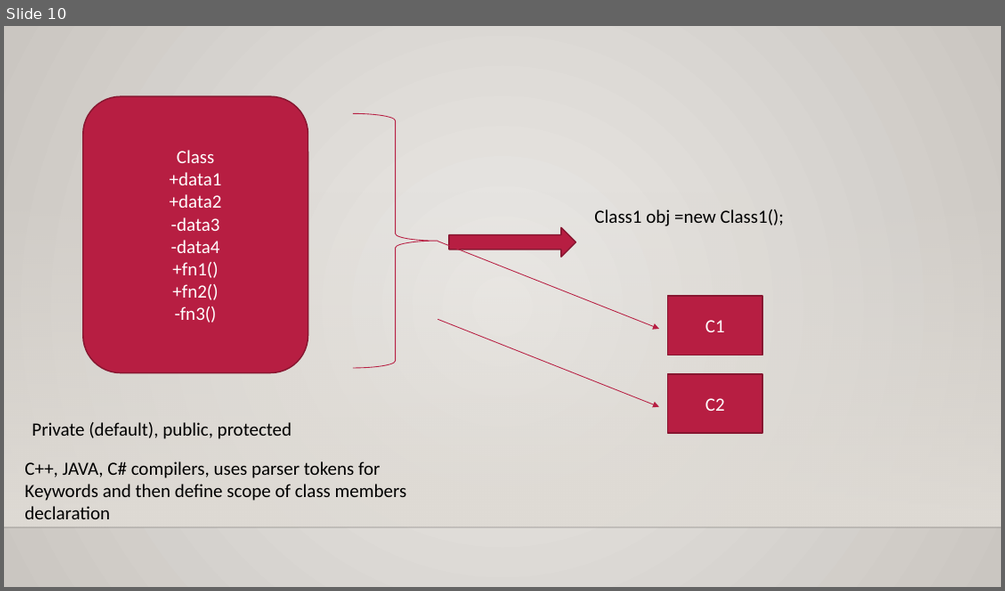
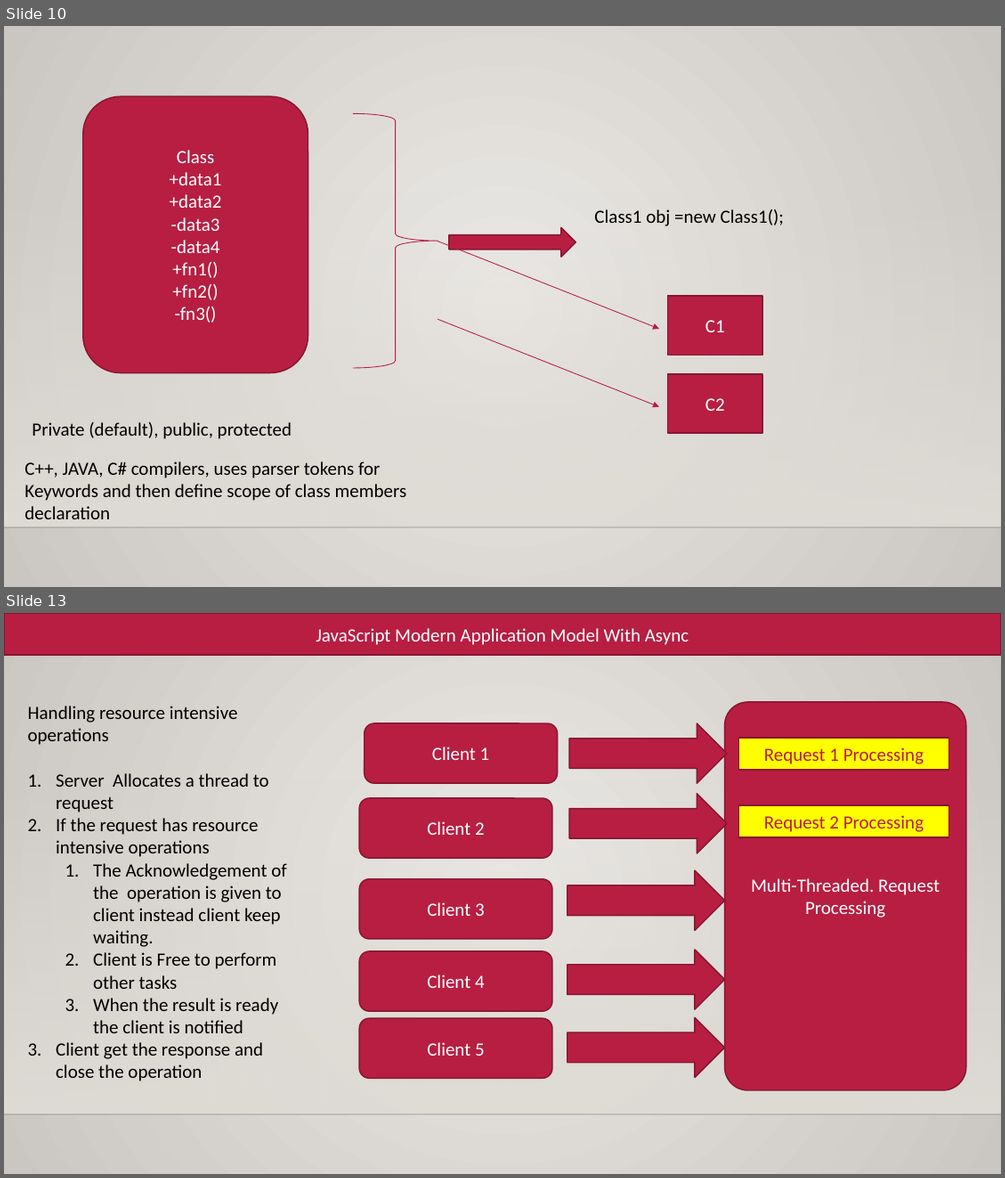
Before and after one commit to maheshsabnis/blazejan2021, a slide deck: Training_Notes_PPTs.pptx. Shown one above the other, each under a label of ours: slide 10 before the commit, slides 10 and 13 after it; the slides between them are not shown. The pictures are 1005x591 and 1005x1178 pixels, drawn with LibreOffice and Linux fonts; fonts in the diff are those of the drawing; background and template pictures are left out. Boxes give left, top, right and bottom in pixels: in the first picture for what was removed or moved away, otherwise in the second. Text is boxed around its words. In the diff, an @@ line names an element or a change of style, - is before the commit and + after.

```diff
--- a/Training_Notes_PPTs.pptx
+++ b/Training_Notes_PPTs.pptx
@@ slide 13 added at (4, 613, 1001, 1174), background gradient #ECEAE7 to #CAC7C1; not listed: 2 template elements that a slide beside it also shows @@
@@ rectangle added at (4, 613, 1001, 655), fill #B71E42, outline #871631 1.25 pt, 18 pt, text #FFFFFF @@
+JavaScript Modern Application Model With Async
@@ text added at (28, 706, 286, 1081), 18 pt, text #000000 @@
+Handling resource intensive operations
+1. Server Allocates a thread to request
+2. If the request has resource intensive operations
+  1. The Acknowledgement of the operation is given to client instead client keep waiting.
+  2. Client is Free to perform other tasks
+  3. When the result is ready the client is notified
+3. Client get the response and close the operation
@@ rounded rectangle added at (725, 702, 966, 1090), fill #B71E42, outline #871631 1.25 pt, 18 pt, text #FFFFFF @@
+Multi-Threaded. Request Processing
@@ rounded rectangle added at (364, 723, 558, 784), fill #B71E42, outline #871631 1.25 pt, 18 pt, text #FFFFFF @@
+Client 1
@@ right arrow added at (569, 723, 727, 784), fill #B71E42, outline #871631 1.25 pt @@
@@ rectangle added at (739, 738, 949, 770), fill #FFFF00, outline #871631 1.25 pt, 18 pt, text #B71E42 @@
+Request 1 Processing
@@ rounded rectangle added at (359, 798, 552, 859), fill #B71E42, outline #871631 1.25 pt, 18 pt, text #FFFFFF @@
+Client 2
@@ right arrow added at (569, 793, 727, 853), fill #B71E42, outline #871631 1.25 pt @@
@@ rectangle added at (739, 805, 949, 837), fill #FFFF00, outline #871631 1.25 pt, 18 pt, text #B71E42 @@
+Request 2 Processing
@@ rounded rectangle added at (359, 879, 552, 939), fill #B71E42, outline #871631 1.25 pt, 18 pt, text #FFFFFF @@
+Client 3
@@ right arrow added at (567, 870, 724, 930), fill #B71E42, outline #871631 1.25 pt @@
@@ rounded rectangle added at (359, 951, 552, 1011), fill #B71E42, outline #871631 1.25 pt, 18 pt, text #FFFFFF @@
+Client 4
@@ right arrow added at (567, 949, 724, 1009), fill #B71E42, outline #871631 1.25 pt @@
@@ rounded rectangle added at (359, 1018, 552, 1078), fill #B71E42, outline #871631 1.25 pt, 18 pt, text #FFFFFF @@
+Client 5
@@ right arrow added at (567, 1018, 724, 1078), fill #B71E42, outline #871631 1.25 pt @@
```
Also in this commit, not shown: 1 slide changed, 3 other slides added, 14 other files.
